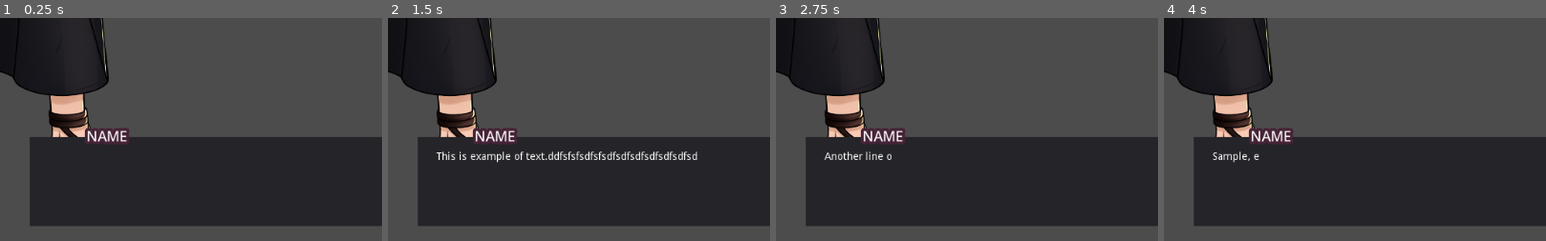
Above: before the commit, frames 1-4 (left to right).
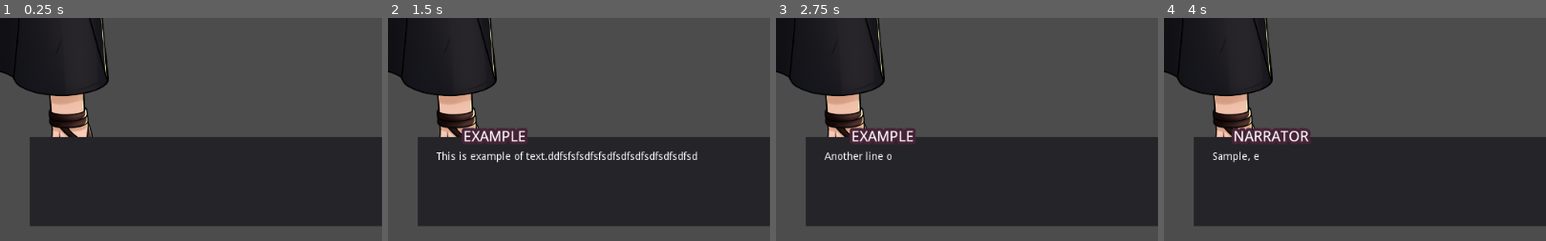
Above: after the commit, the same moments.

Repository: MrWebsterEvo/Dialogue-System
Game: Godot game, scene res://Scenes/MainLevelNode.tscn
The game is run twice, just before and just after one commit, with the same random seed, the same clock (stepped at 60 frames per second) and the same inputs.
Inputs (mouse positions are % of the whole screen's width and height, from its top left):
- Up to frame 1 (0.25 s): no input
- Up to frame 2 (1.5 s): tap Enter at 0.5 s; move the mouse to (72, 45) at 0.52 s; press the mouse at (72, 45) at 0.53 s; tap Space at 1.25 s; move the mouse to (30, 55) at 1.27 s; release the mouse at (30, 55) at 1.28 s; click (30, 55) at 1.35 s
- Up to frame 3 (2.75 s): tap Enter at 2 s; move the mouse to (60, 28) at 2.02 s; press the mouse at (60, 28) at 2.03 s
- Up to frame 4 (4 s): tap Space at 2.75 s; move the mouse to (45, 70) at 2.77 s; release the mouse at (45, 70) at 2.78 s; click (45, 70) at 2.85 s; tap Enter at 3.5 s; move the mouse to (80, 65) at 3.52 s; press the mouse at (80, 65) at 3.53 s
The pictures show only the part of the screen within x 0-50%, y 50-100%; the shares and areas given below are measured in that part.

The runs differ from the first frame. In frame 1, 0.8% of the frame differs, in the area x 22-34%, y 49-57%; in frame 2, 0.8%; in frame 3, 0.8%; in frame 4, 1.0%, in the area x 17-39%, y 49-57%.

Commit message:
Реализовано указание имени говорящего персонажа

Diff:
--- a/Scenes/TextBox.tscn
+++ b/Scenes/TextBox.tscn
@@ -45,7 +45,6 @@
 margin_right = 181.0
 margin_bottom = 14.0
 custom_fonts/font = SubResource( 2 )
-text = "NAME"
 align = 1
 valign = 1
 uppercase = true
--- a/Script/TextBox.gd
+++ b/Script/TextBox.gd
@@ -2,6 +2,7 @@
 
 
 onready var TextOutput := get_node("MarginContainer/Panel/TextOutput")
+onready var NameCharacter := get_node("MarginContainer/Panel/NameCharacter")
 
 func set_text_to_textbox(txt_string: String):
 	TextOutput.text = txt_string
@@ -9,5 +10,8 @@
 func define_speed_for_one_symbol(cps: int):
 	return 1.0/cps
 
+func set_name_to_textbox(name: String):
+	NameCharacter.text = name
+
 func clear_textbox():
 	TextOutput.text = ""
--- a/Script/TextProceedController.gd
+++ b/Script/TextProceedController.gd
@@ -14,6 +14,7 @@
 
 var dialogue_node: Node
 var text_string: String
+var speaker_name: String
 var line_id: int
 
 func _ready():
@@ -36,10 +37,12 @@
 
 	if not line_id:
 		container = dialogue_node.dialogue_container[1]
+		speaker_name = container[0]
 		line_id = container[2]
 		full_string[1] = container[1]
 	else:
 		container = dialogue_node.dialogue_container[line_id]
+		speaker_name = container[0]
 		full_string[1] = container[1]
 		line_id = container[2]
 
@@ -57,6 +60,7 @@
 	var speed: float
 	speed = define_speed_for_one_symbol(character_per_second)
 	if STATE:
+		Output.set_name_to_textbox(speaker_name)
 		for symbol in text_string:
 			match STATE:
 				ADVANCE:
